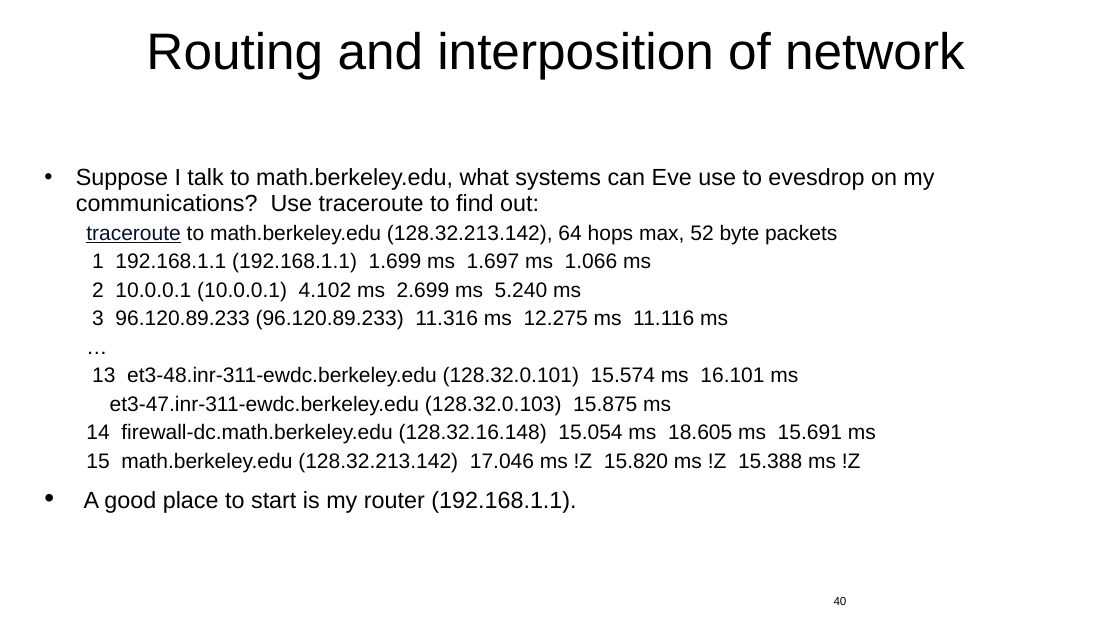
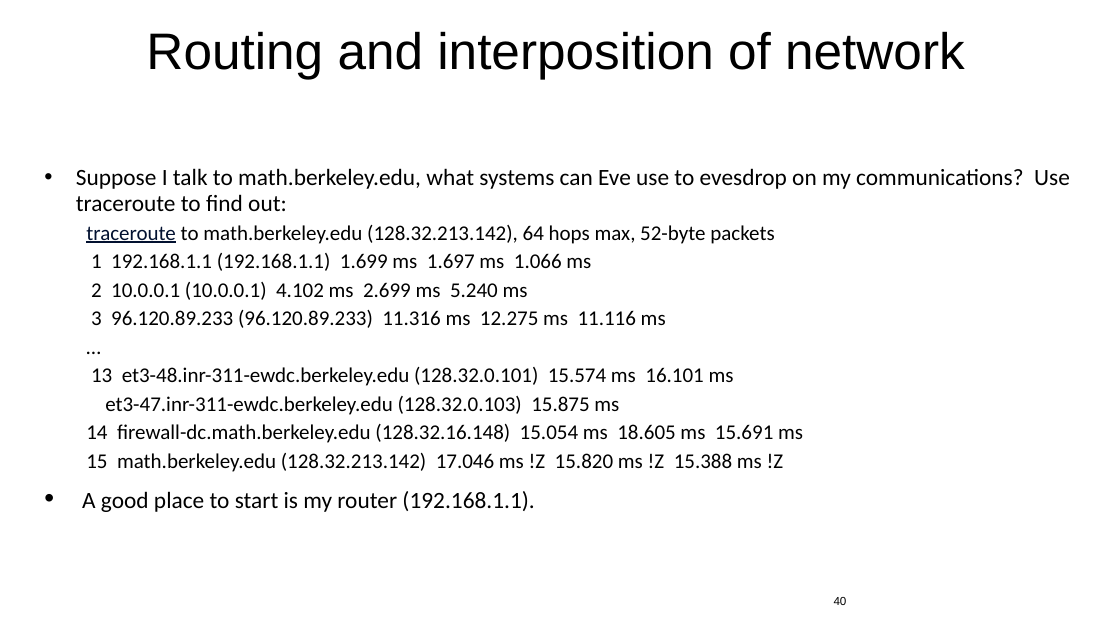
Before and after one commit to jlmucb/class_notes, a slide deck: slide 40 of IoT/pptx/IoTSoftwareNetworking.pptx. Drawn at 1120x630 pixels with LibreOffice and Linux fonts; fonts in the diff are those of the drawing. Boxes give left, top, right and bottom in pixels: in the first picture for what was removed or moved away, otherwise in the second. Text is boxed around its words. In the diff, an @@ line names an element or a change of style, - is before the commit and + after.

```diff
--- a/IoT/pptx/IoTSoftwareNetworking.pptx
+++ b/IoT/pptx/IoTSoftwareNetworking.pptx
@@ text at (76,168,1070,512): font Arial to Calibri in "Suppose I talk to math.berkeley.edu, what systems ...", "1 192.168.1.1 (192.168.1.1) 1.699 ms 1.697 ms ...", "2 10.0.0.1 (10.0.0.1) 4.102 ms 2.699 ms ...", "3 96.120.89.233 (96.120.89.233) 11.316 ms 12.275 ms ..." and 6 more places @@
@@ text at (86,225,774,244): text changed; font Arial to Calibri @@
-  traceroute to math.berkeley.edu (128.32.213.142), 64 hops max, 52 byte packets
+  traceroute to math.berkeley.edu (128.32.213.142), 64 hops max, 52-byte packets
```
Also in this commit, not shown: 21 other slides changed, 1 slide added.
